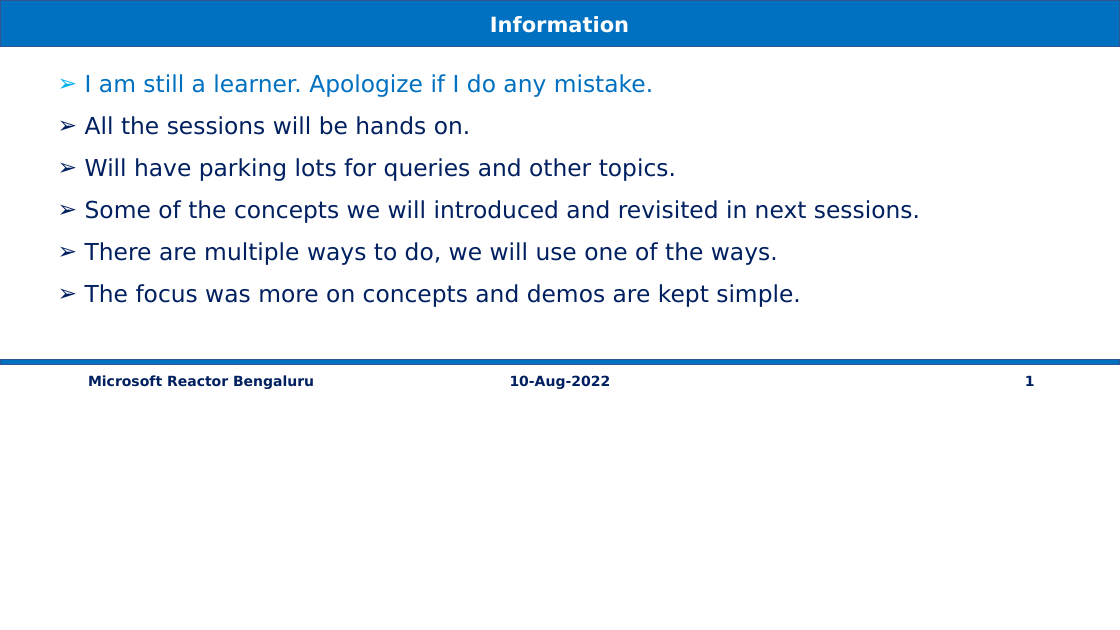
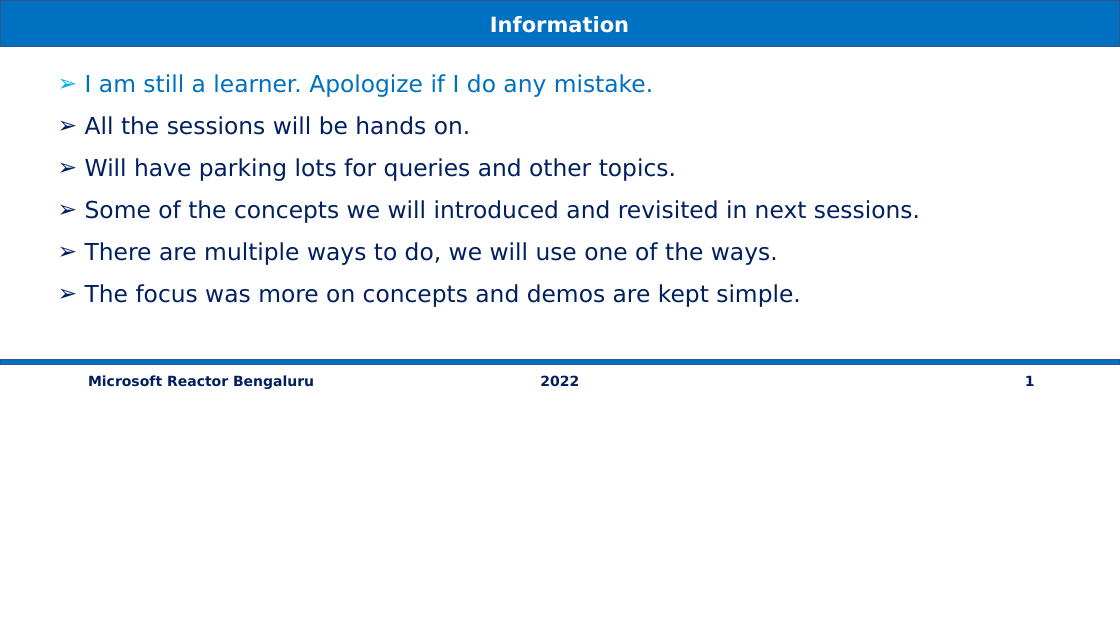
Before and after one commit to vishipayyallore/speaker-series-2022, a slide deck: slide 1 of microsoft-reactor/Demos.pptx. Drawn at 1120x630 pixels with LibreOffice and Linux fonts; fonts in the diff are those of the drawing. Boxes give left, top, right and bottom in pixels: in the first picture for what was removed or moved away, otherwise in the second. Text is boxed around its words. In the diff, an @@ line names an element or a change of style, - is before the commit and + after.

```diff
--- a/microsoft-reactor/Demos.pptx
+++ b/microsoft-reactor/Demos.pptx
@@ text at [540, 375, 579, 387]: text changed @@
-10-Aug-2022
+2022
```
Also in this commit, not shown: 11 other files.
